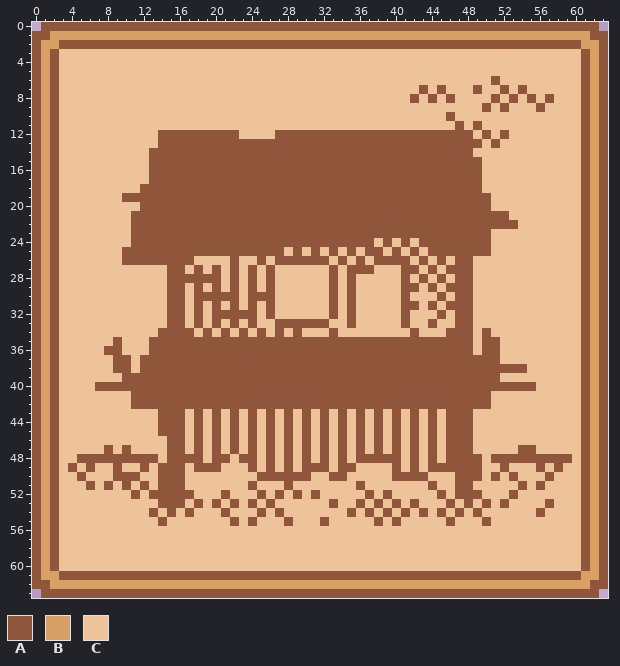
Two states of a pixel-art sprite, Textures/log_cabin.png. The first picture shows the starting point.
The file is 64x64 pixels.
Palette (. is transparent): A #8f563b  B #d9a066  C #eec39a
Once edited:
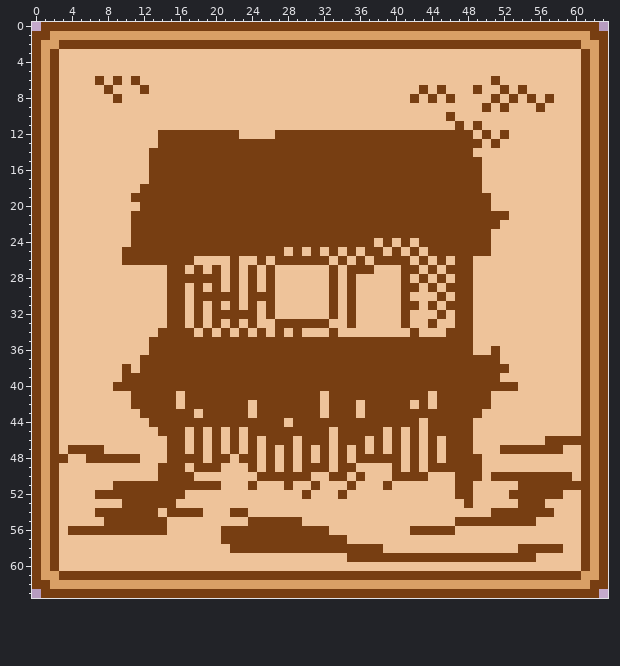
What changed:
colour A: #8f563b -> #773e12
y 6: x 7 C -> A; x 9 C -> A; x 11 C -> A
y 7: x 8 C -> A; x 12 C -> A
y 8: x 9 C -> A
y 19: x 10 A -> C
y 22: x 52..53 AA -> CC
y 34: x 50 A -> C
y 35: x 9 A -> C; x 50..51 AA -> CC
y 36: x 8..9 AA -> CC; x 50 A -> C
y 37: x 9..10 AA -> CC
y 38: x 9 A -> C; x 53..54 AA -> CC
y 40: x 7..8 AA -> CC; x 54..55 AA -> CC
y 41: x 16 A -> C; x 32 A -> C; x 44 A -> C
y 42: x 16 A -> C; x 24 A -> C; x 32 A -> C; x 36 A -> C; x 42 A -> C; x 44 A -> C
y 43: x 12..13 CC -> AA; x 17..19 CAC -> ACA; x 21 C -> A; x 23..25 CAC -> ACA; x 27 C -> A; x 29 C -> A; x 31..33 CAC -> ACA; x 35..37 CAC -> ACA; x 39 C -> A; x 41 C -> A; x 43 C -> A; x 45 C -> A; x 49 C -> A
y 44: x 13 C -> A; x 17 C -> A; x 19 C -> A; x 21 C -> A; x 23 C -> A; x 25 C -> A; x 27..29 CAC -> ACA; x 31 C -> A; x 33 C -> A; x 35 C -> A; x 37 C -> A; x 39 C -> A; x 41 C -> A; x 45 C -> A
y 45: x 25 C -> A; x 27 C -> A; x 29 C -> A; x 31 C -> A; x 35 C -> A; x 37 C -> A; x 45 C -> A
y 46: x 27 C -> A; x 31 C -> A; x 35 C -> A; x 57..60 CCCC -> AAAA
y 47: x 4..8 CCCCA -> AAAAC; x 10 A -> C; x 52..53 CC -> AA; x 56..58 CCC -> AAA
y 48: x 3 C -> A; x 5 A -> C; x 12..13 AA -> CC; x 51..59 AAAAAAAAA -> CCCCCCCCC
y 49: x 4 A -> C; x 6 A -> C; x 9 A -> C; x 12 A -> C; x 52 A -> C; x 56 A -> C; x 58 A -> C
y 50: x 5 A -> C; x 9..11 AAA -> CCC; x 17 C -> A; x 36 C -> A; x 52 C -> A; x 54..56 CCC -> AAA; x 58..59 CC -> AA
y 51: x 6 A -> C; x 8..9 AC -> CA; x 11 C -> A; x 13 C -> A; x 17..20 CCCC -> AAAA; x 31 C -> A; x 35..36 CA -> AC; x 39 C -> A; x 44 A -> C; x 55 C -> A; x 57..60 CCCC -> AAAA
y 52: x 7..10 CCCC -> AAAA; x 12 C -> A; x 17 A -> C; x 21 A -> C; x 25 A -> C; x 27 A -> C; x 29..31 ACA -> CAC; x 34 C -> A; x 37 A -> C; x 39 A -> C; x 45 A -> C; x 49 A -> C; x 54..58 CCCCC -> AAAAA
y 53: x 10..13 CCCC -> AAAA; x 16 A -> C; x 18 A -> C; x 20 A -> C; x 22 A -> C; x 24 A -> C; x 26 A -> C; x 33 A -> C; x 36 A -> C; x 38 A -> C; x 40 A -> C; x 42 A -> C; x 46 A -> C; x 50 A -> C; x 52 A -> C; x 54..57 CCCA -> AAAC
y 54: x 7..12 CCCCCC -> AAAAAA; x 16 C -> A; x 18 C -> A; x 21..23 ACC -> CAA; x 25 A -> C; x 27 A -> C; x 35 A -> C; x 37 A -> C; x 39 A -> C; x 41 A -> C; x 43 A -> C; x 45 A -> C; x 47 A -> C; x 49 A -> C; x 51..55 CCCCC -> AAAAA; x 57 C -> A
y 55: x 8..13 CCCCCC -> AAAAAA; x 22 A -> C; x 25..27 CCC -> AAA; x 29 C -> A; x 32 A -> C; x 38 A -> C; x 40 A -> C; x 46..49 ACCC -> CAAA; x 51..55 CCCCC -> AAAAA
y 56: x 4..14 CCCCCCCCCCC -> AAAAAAAAAAA; x 21..32 CCCCCCCCCCCC -> AAAAAAAAAAAA; x 42..46 CCCCC -> AAAAA
y 57: x 21..34 CCCCCCCCCCCCCC -> AAAAAAAAAAAAAA
y 58: x 22..38 CCCCCCCCCCCCCCCCC -> AAAAAAAAAAAAAAAAA; x 54..58 CCCCC -> AAAAA
y 59: x 35..55 CCCCCCCCCCCCCCCCCCCCC -> AAAAAAAAAAAAAAAAAAAAA
